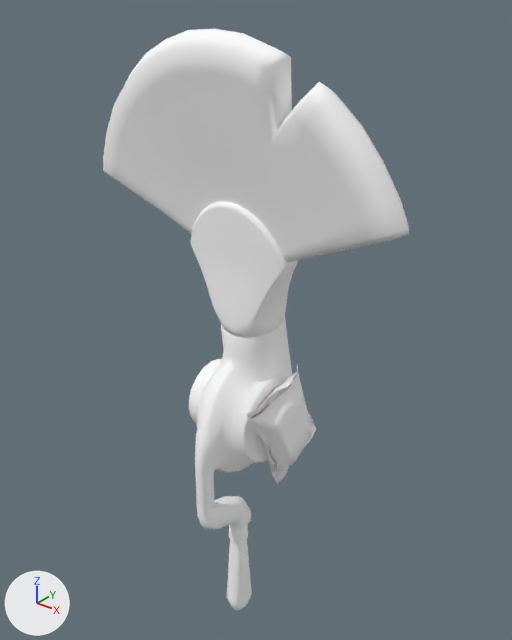
A saved change to the glTF model glb/Wmn_Brush_Heavy_Cstm02.glb.
Camera for both pictures: a camera (50 mm lens) standing at (1.81, -2.12, 2.72) and looking at (-0.03, 0.18, 1.3). Every picture has the same lights, and +X, +Y and +Z are marked at lower left. The picture after the commit comes second.

The first picture shows 'Body_low__M_Body_Cstm02', 'Brush_low__M_Brush_Cstm02', 'Ration_low__M_Ration_Cstm02'.
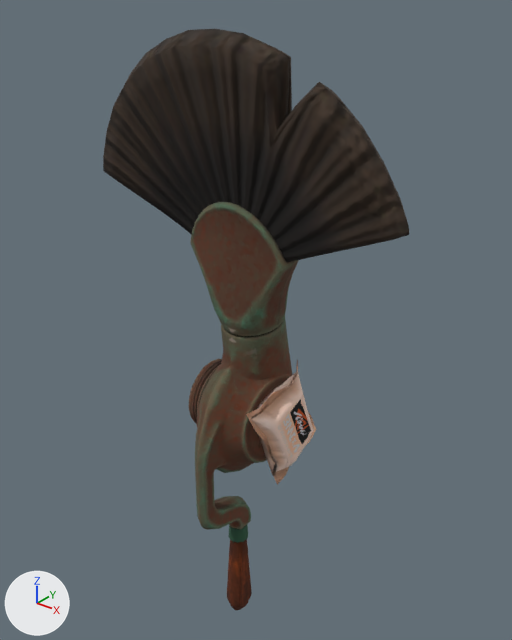
Where the change shows, as pixel boxes [x1, y1, x2, y2] in the pictures (512 x 640 px):
'Brush_low__M_Brush_Cstm02', surface changed (darker)
    both: [103, 29, 409, 262]
'Body_low__M_Body_Cstm02', surface changed (white to brown)
    both: [189, 201, 299, 610]
'Ration_low__M_Ration_Cstm02', surface changed (white to brown)
    both: [246, 360, 316, 485]

Diff of the bpy script that builds the scene:
```diff
--- a/glb/Wmn_Brush_Heavy_Cstm02.glb.py
+++ b/glb/Wmn_Brush_Heavy_Cstm02.glb.py
@@ mat_m_body_cstm02 @@
 n0 = _N.new('ShaderNodeBsdfPrincipled'); n0.name = 'Principled BSDF'
-n0.inputs[0].default_value = (1.0, 1.0, 1.0, 1.0)  # 'Base Color', white #ffffff
 n0.inputs[2].default_value = 1.0  # 'Roughness'
 n1 = _N.new('ShaderNodeOutputMaterial'); n1.name = 'Material Output'
+n2 = _N.new('ShaderNodeTexImage'); n2.name = 'Image Texture'
+n2.image = img_m_body_cstm02_alb
+n3 = _N.new('ShaderNodeNormalMap'); n3.name = 'Normal Map'
+n3.uv_map = 'UVMap'
+n4 = _N.new('ShaderNodeTexImage'); n4.name = 'Image Texture.001'
+n4.image = img_m_body_cstm02_nrm
 _L.new(n0.outputs[0], n1.inputs[0])  # 'BSDF' to 'Surface'
+_L.new(n2.outputs[0], n0.inputs[0])  # 'Color' to 'Base Color'
+_L.new(n3.outputs[0], n0.inputs[5])  # 'Normal' to 'Normal'
+_L.new(n4.outputs[0], n3.inputs[1])  # 'Color' to 'Color'
@@ mat_m_brush_cstm02 @@
 n0 = _N.new('ShaderNodeBsdfPrincipled'); n0.name = 'Principled BSDF'
-n0.inputs[0].default_value = (1.0, 1.0, 1.0, 1.0)  # 'Base Color', white #ffffff
 n0.inputs[2].default_value = 1.0  # 'Roughness'
 n1 = _N.new('ShaderNodeOutputMaterial'); n1.name = 'Material Output'
+n2 = _N.new('ShaderNodeTexImage'); n2.name = 'Image Texture'
+n2.image = img_m_brush_cstm02_alb
+n3 = _N.new('ShaderNodeNormalMap'); n3.name = 'Normal Map'
+n3.uv_map = 'UVMap'
+n4 = _N.new('ShaderNodeTexImage'); n4.name = 'Image Texture.001'
+n4.image = img_m_brush_nrm
 _L.new(n0.outputs[0], n1.inputs[0])  # 'BSDF' to 'Surface'
+_L.new(n2.outputs[0], n0.inputs[0])  # 'Color' to 'Base Color'
+_L.new(n3.outputs[0], n0.inputs[5])  # 'Normal' to 'Normal'
+_L.new(n4.outputs[0], n3.inputs[1])  # 'Color' to 'Color'
@@ mat_m_ration_cstm02 @@
 n0 = _N.new('ShaderNodeBsdfPrincipled'); n0.name = 'Principled BSDF'
-n0.inputs[0].default_value = (1.0, 1.0, 1.0, 1.0)  # 'Base Color', white #ffffff
 n0.inputs[2].default_value = 1.0  # 'Roughness'
 n1 = _N.new('ShaderNodeOutputMaterial'); n1.name = 'Material Output'
+n2 = _N.new('ShaderNodeTexImage'); n2.name = 'Image Texture'
+n2.image = img_m_ration_cstm02_alb
+n3 = _N.new('ShaderNodeNormalMap'); n3.name = 'Normal Map'
+n3.uv_map = 'UVMap'
+n4 = _N.new('ShaderNodeTexImage'); n4.name = 'Image Texture.001'
+n4.image = img_m_ration_cstm02_nrm
 _L.new(n0.outputs[0], n1.inputs[0])  # 'BSDF' to 'Surface'
+_L.new(n2.outputs[0], n0.inputs[0])  # 'Color' to 'Base Color'
+_L.new(n3.outputs[0], n0.inputs[5])  # 'Normal' to 'Normal'
+_L.new(n4.outputs[0], n3.inputs[1])  # 'Color' to 'Color'
```
